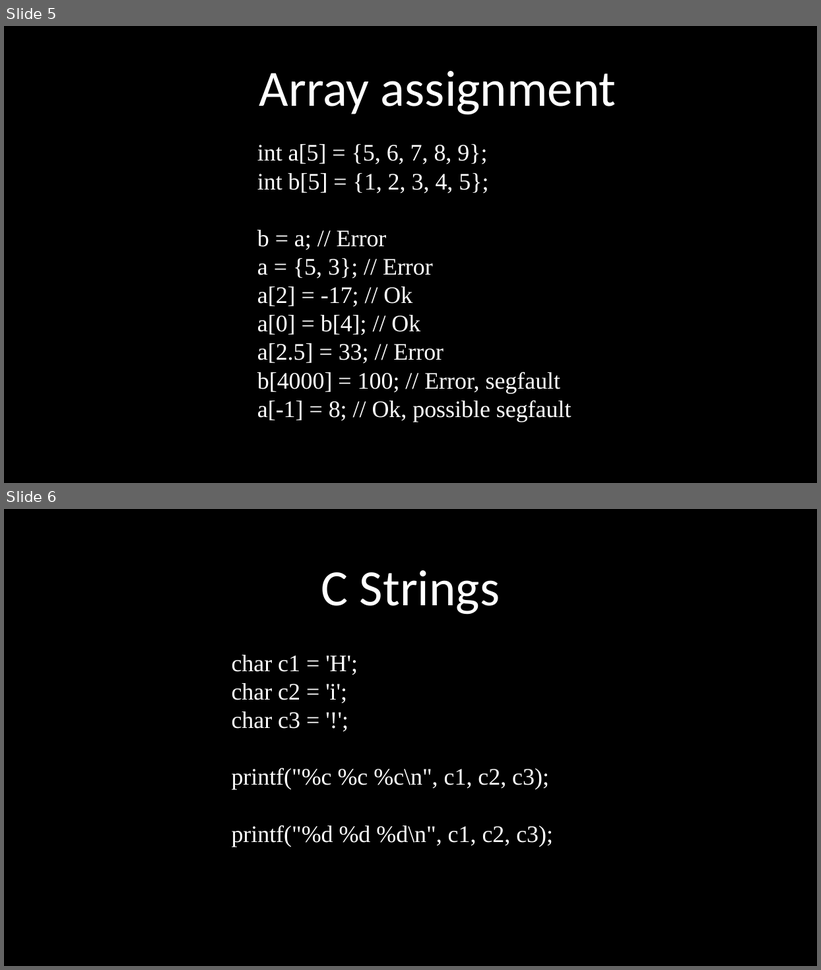
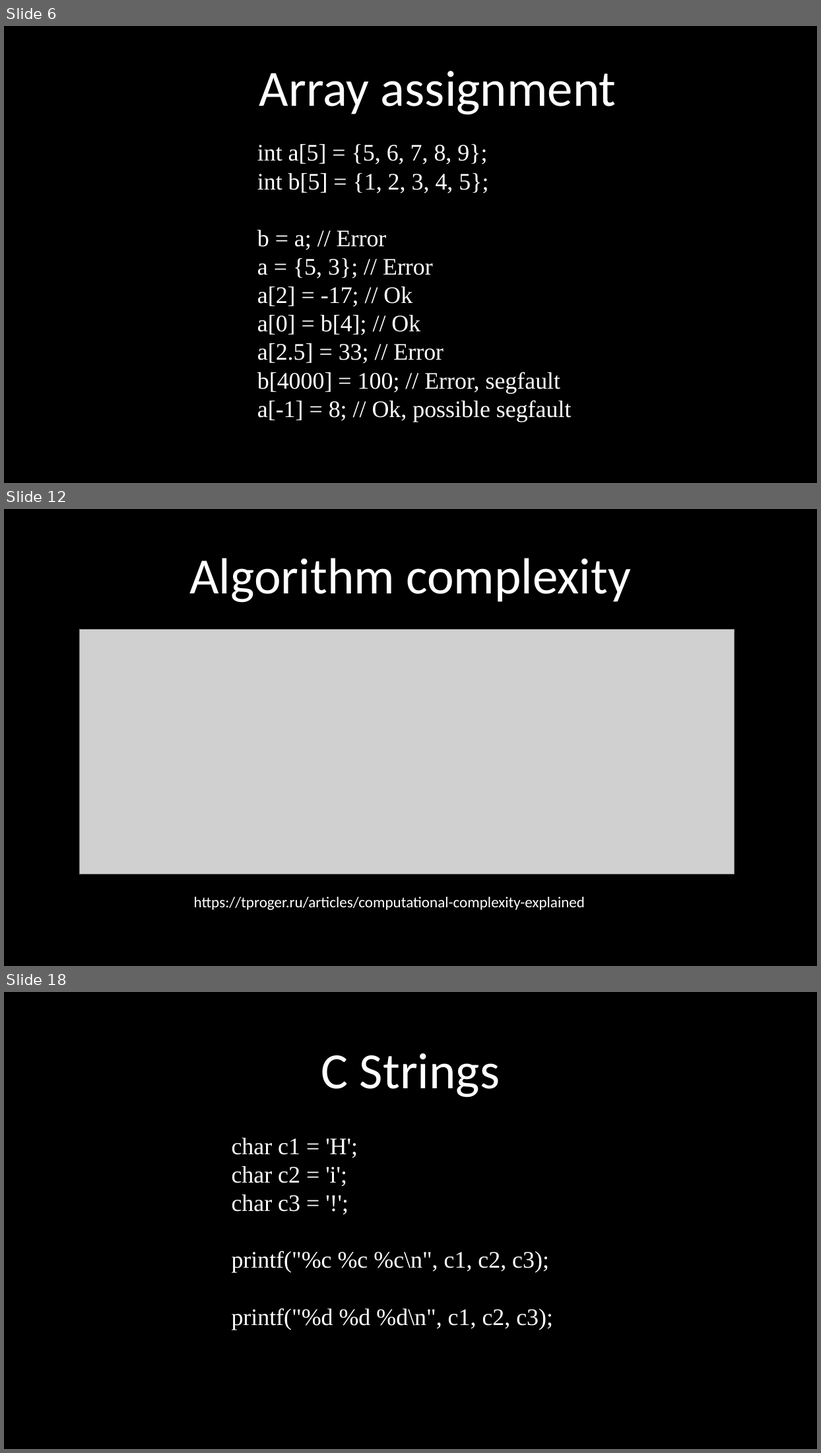
Before and after one commit to kruffka/C-Programming, a slide deck: 2024-2025/slides_pptx/5_static_arrays.pptx. Shown one above the other, each under a label of ours: slides 5 and 6 before the commit, slides 6, 12 and 18 after it; the slides between them are not shown. The pictures are 821x970 and 821x1453 pixels, drawn with LibreOffice and Linux fonts; fonts in the diff are those of the drawing; grey boxes stand for pictures. Boxes give left, top, right and bottom in pixels: in the first picture for what was removed or moved away, otherwise in the second. Text is boxed around its words. In the diff, an @@ line names an element or a change of style, - is before the commit and + after.

```diff
--- a/2024-2025/slides_pptx/5_static_arrays.pptx
+++ b/2024-2025/slides_pptx/5_static_arrays.pptx
@@ slide 12 added at (4, 509, 817, 966), background #000000 @@
@@ text added at (189, 558, 631, 603), 60 pt, text #FFFFFF @@
+Algorithm complexity
@@ picture added at (80, 630, 734, 875) @@
@@ text added at (194, 897, 585, 910), 18 pt, text #FFFFFF @@
+https://tproger.ru/articles/computational-complexity-explained
@@ what was slide 5 is now slide 6 @@
@@ what was slide 6 is now slide 18 @@
```
Also in this commit, not shown: 2 slides changed, 9 other slides added, 2 other files.
